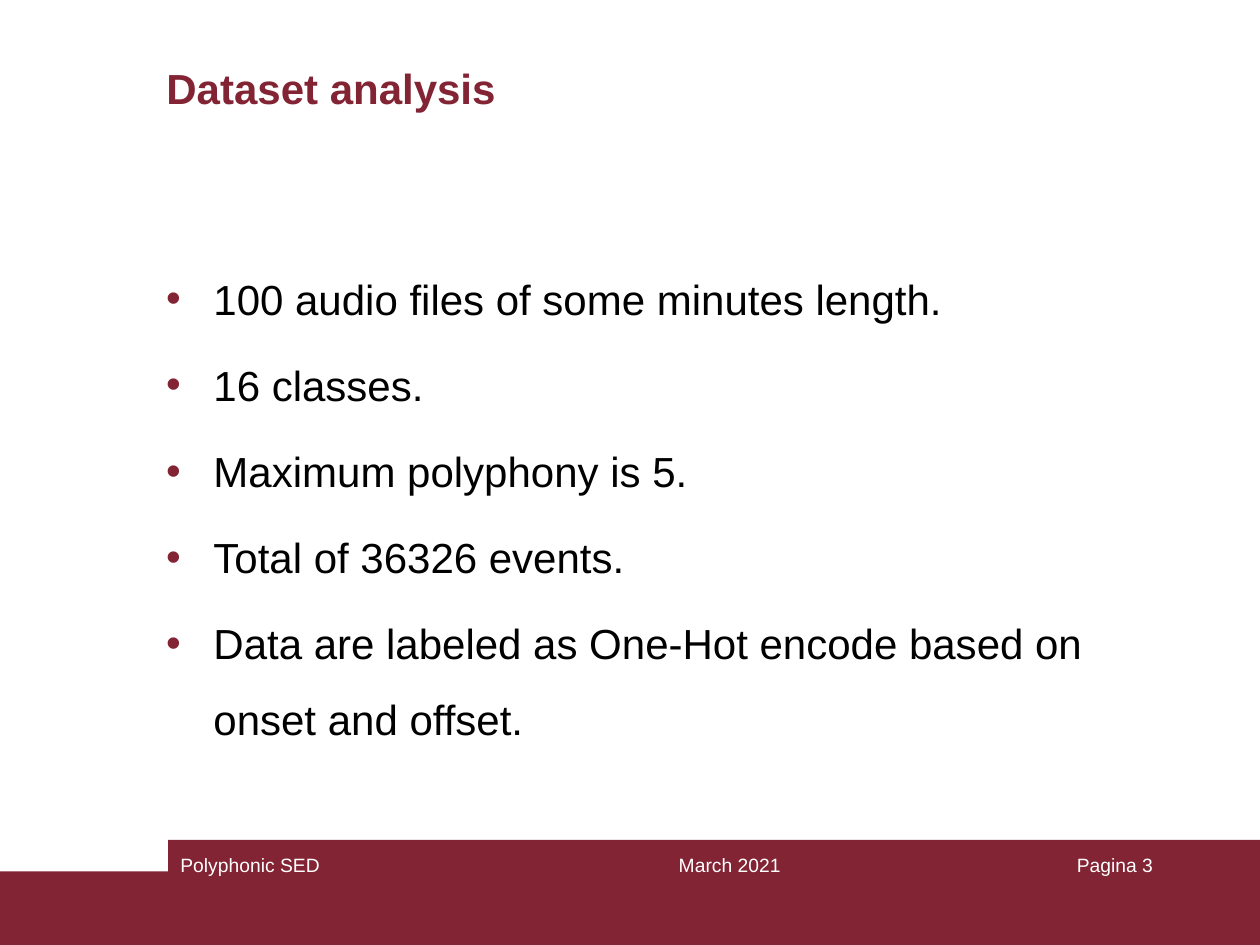
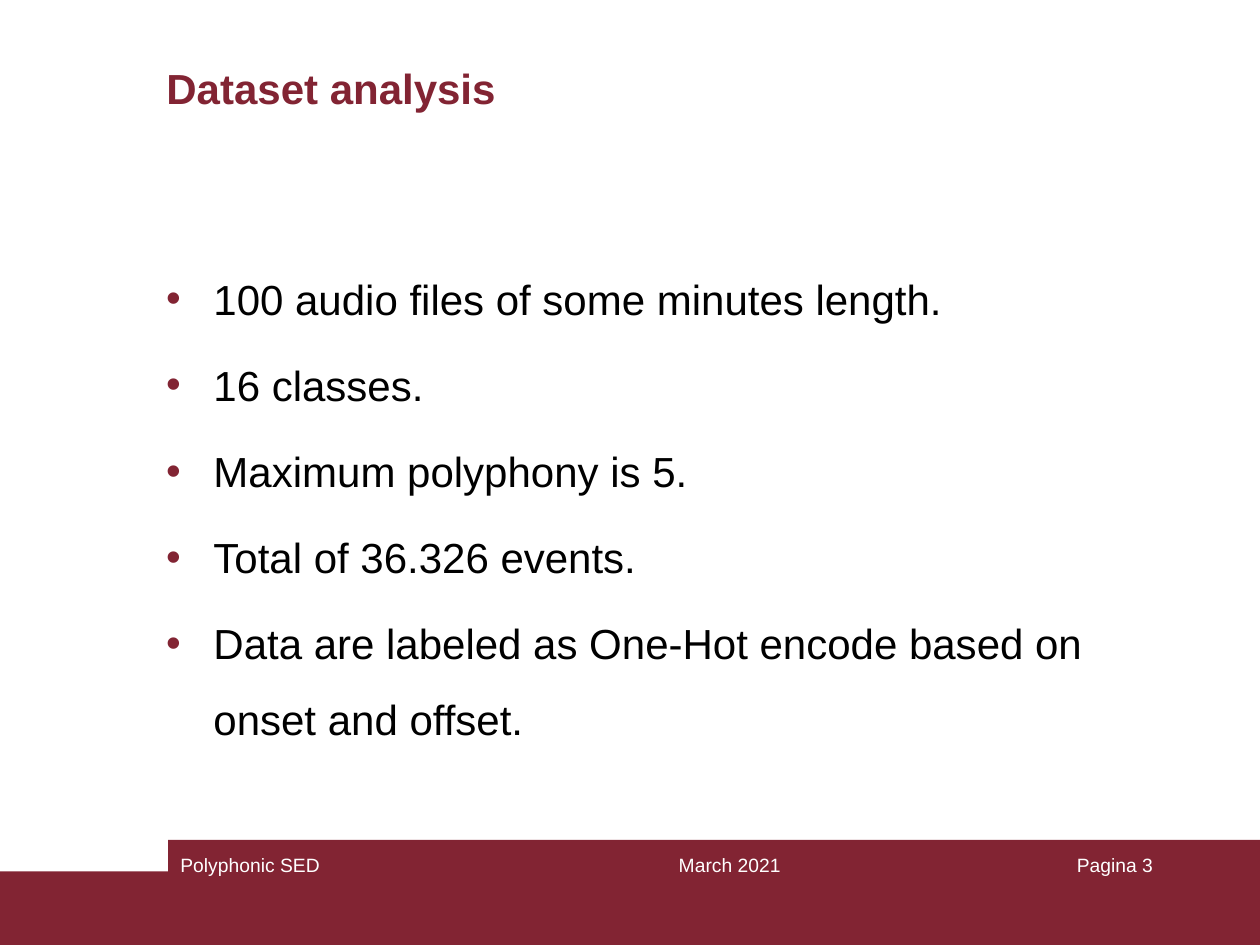
Before and after one commit to Prinzivalle/Sound-Event-Detection, a slide deck: slide 3 of Presentation/Presentation.ppt. Drawn at 1260x945 pixels with LibreOffice and Linux fonts; fonts in the diff are those of the drawing. Boxes give left, top, right and bottom in pixels: in the first picture for what was removed or moved away, otherwise in the second. Text is boxed around its words. In the diff, an @@ line names an element or a change of style, - is before the commit and + after.

```diff
--- a/Presentation/Presentation.ppt
+++ b/Presentation/Presentation.ppt
@@ text at [213, 542, 636, 574]: text changed @@
-• Total of 36326 events.
+• Total of 36.326 events.
```
Also in this commit, not shown: 2 other files.
